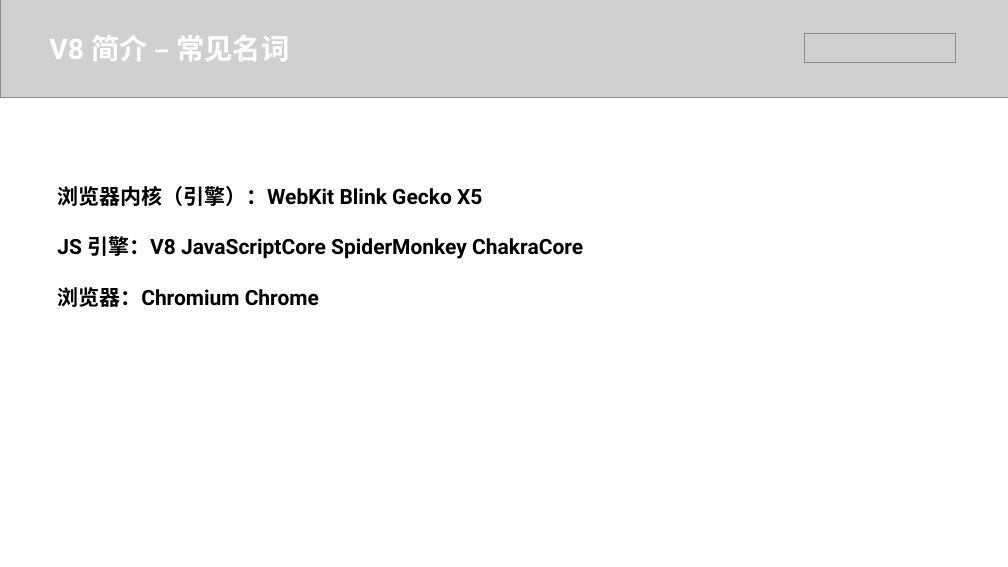
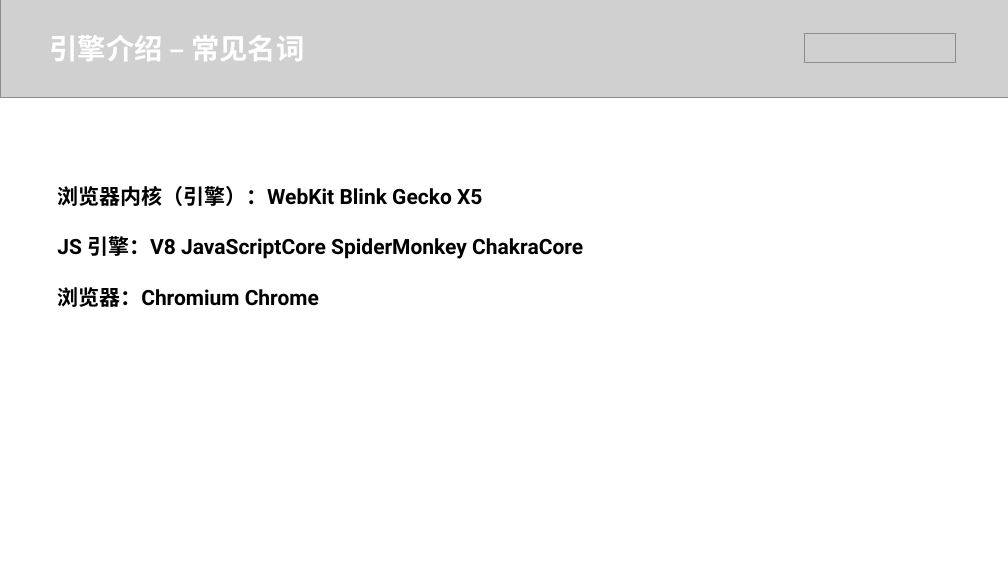
Before and after one commit to hjl19911127/js-performance, a slide deck: slide 3 of 漫谈JS性能.pptx. Drawn at 1008x567 pixels with LibreOffice and Linux fonts; fonts in the diff are those of the drawing; grey boxes stand for pictures. Boxes give left, top, right and bottom in pixels: in the first picture for what was removed or moved away, otherwise in the second. Text is boxed around its words. In the diff, an @@ line names an element or a change of style, - is before the commit and + after.

```diff
--- a/漫谈JS性能.pptx
+++ b/漫谈JS性能.pptx
@@ text at <box>49,35,304,61</box>: text changed @@
-V8 简介 – 常见名词
+引擎介绍 – 常见名词
```
Also in this commit, not shown: 4 other slides changed, 4 slides added, 2 slides removed, 3 other files.
